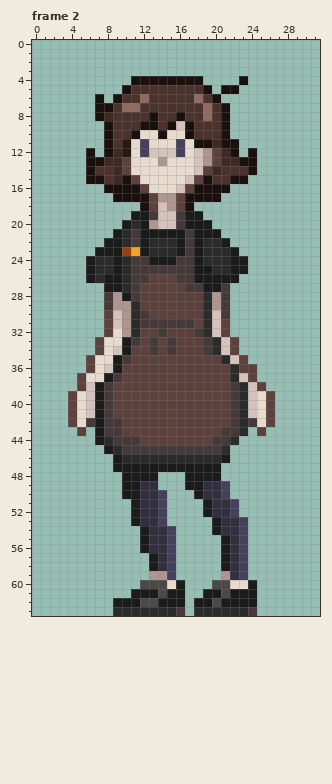
A pixel-art file gets an edit: assets/art/characters/asprite/robin-idle.aseprite. Above: the version before the commit.
32x64 pixels, 3 frames. Shown: frame 2.
The same view after the edit:
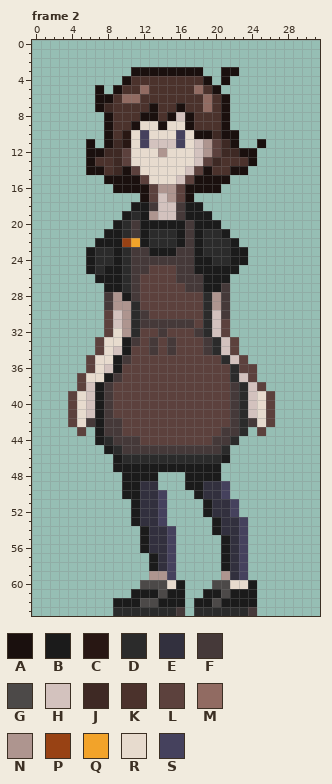
Palette (. is transparent): A #1a100e  B #1b1b1b  C #281713  D #2b2b2b  E #32303e  F #453939  G #4c4948  H #d3c2be  J #3e2924  K #4b322c  L #5c413d  M #916b62  N #ae958f  P #984214  Q #f2a32a  R #e7dbce  S #45415d
The exact change:
Frame 2:
y 3: x 11..18 ........ -> AAAAAAAA; x 21..22 .. -> AA
y 4: x 10..19 .AAAAAAAA. -> AKKKKKKKKA; x 21 . -> A; x 23 A -> .
y 5: x 7 . -> A; x 9..10 .A -> AK; x 12 K -> M; x 18..22 KA.AA -> MKA..
y 6: x 8..12 .AKKM -> AKMMK; x 18..21 MKA. -> KMKA
y 7: x 8 A -> J; x 10..11 MM -> KK; x 13 K -> A; x 16 K -> A
y 8: x 7..8 AJ -> .A; x 12 K -> A; x 15..17 KAK -> AHA; x 19 M -> K
y 9: x 11..16 KAAKAH -> ARRARR
y 10: x 10..12 KAR -> CRS; x 14 A -> R; x 16..20 RAKKK -> SRAAJ; x 22 . -> A
y 11: x 6 . -> A; x 9 K -> J; x 13..15 RRR -> HHH; x 18..21 AAJA -> HNLJ; x 25 . -> A
y 12: x 7..8 .A -> AJ; x 10 C -> L; x 12..16 SHHHS -> RRNRR; x 22..23 A. -> JA
y 13: x 7..8 AJ -> KK; x 14 N -> R; x 19..23 NLJJA -> LJKKK
y 14: x 7 K -> A; x 10..11 LR -> AL; x 17..20 RHLJ -> HLAK; x 22..24 KKA -> AA.
y 15: x 6..9 AAKJ -> ..AA; x 11..12 LR -> AL; x 16..18 RHL -> HLA; x 20..23 KKAA -> AA..
y 16: x 8 A -> .; x 12..17 LRRRHL -> ALNNLA; x 21 A -> .
y 17: x 9..11 AAA -> ...; x 14 N -> H; x 18..20 AAA -> ...
y 18: x 11..13 .AL -> BBF; x 15..18 NLA. -> HFBB
y 19: x 10..11 .B -> BD; x 13 F -> N; x 19 . -> B
y 20: x 9..11 .BD -> BDF; x 13..17 NHHFB -> BBBBF; x 20 . -> B
y 21: x 8 . -> B; x 13..15 BBB -> DDD; x 19..21 BB. -> DDB
y 22: x 7 . -> B; x 10..11 DF -> PQ; x 21..22 B. -> DB
y 23: x 6..8 .BB -> BDD; x 10..16 PQBDDDB -> DFFBBBF; x 23 . -> B
y 24: x 13..15 BBB -> FFF; x 19 D -> B
y 25: x 8 D -> B; x 13..15 FFF -> LLL; x 20..21 DD -> BB; x 23 B -> .
y 26: x 6..7 BD -> .B; x 12 F -> L; x 18 B -> F; x 22 B -> .
